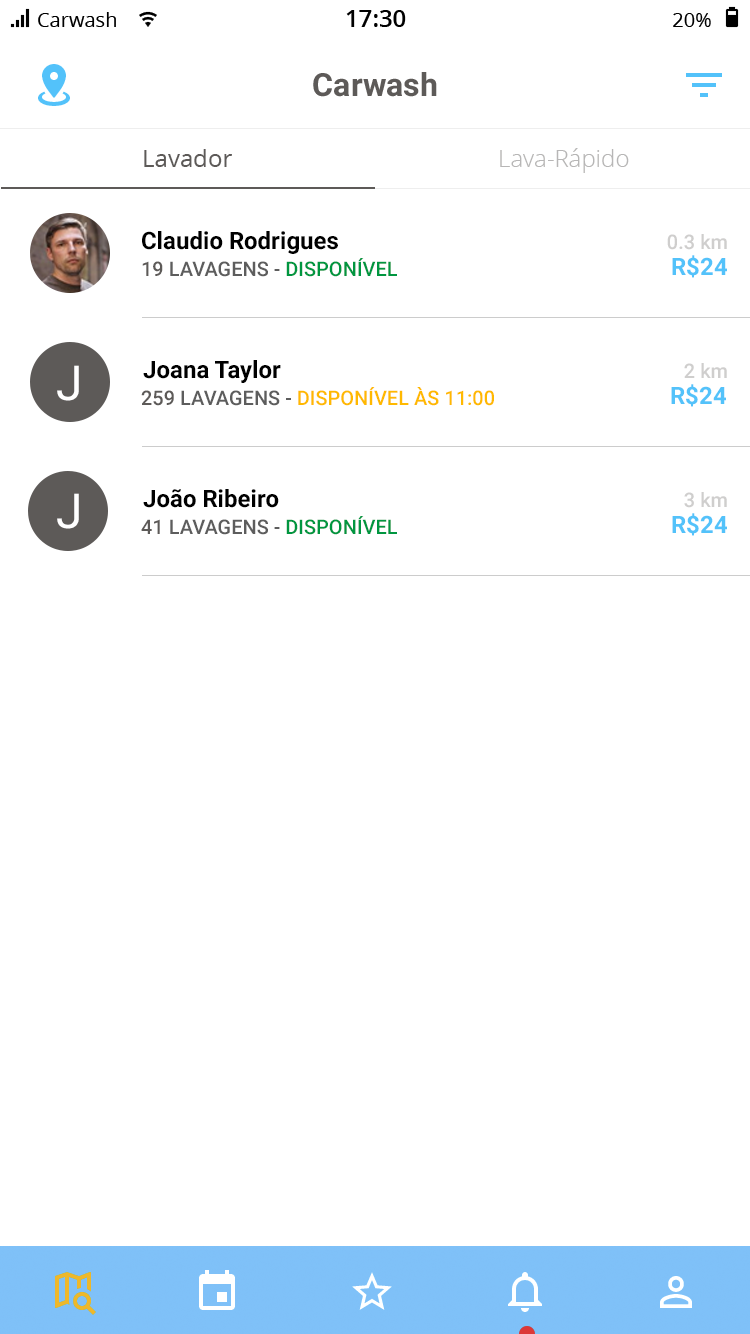
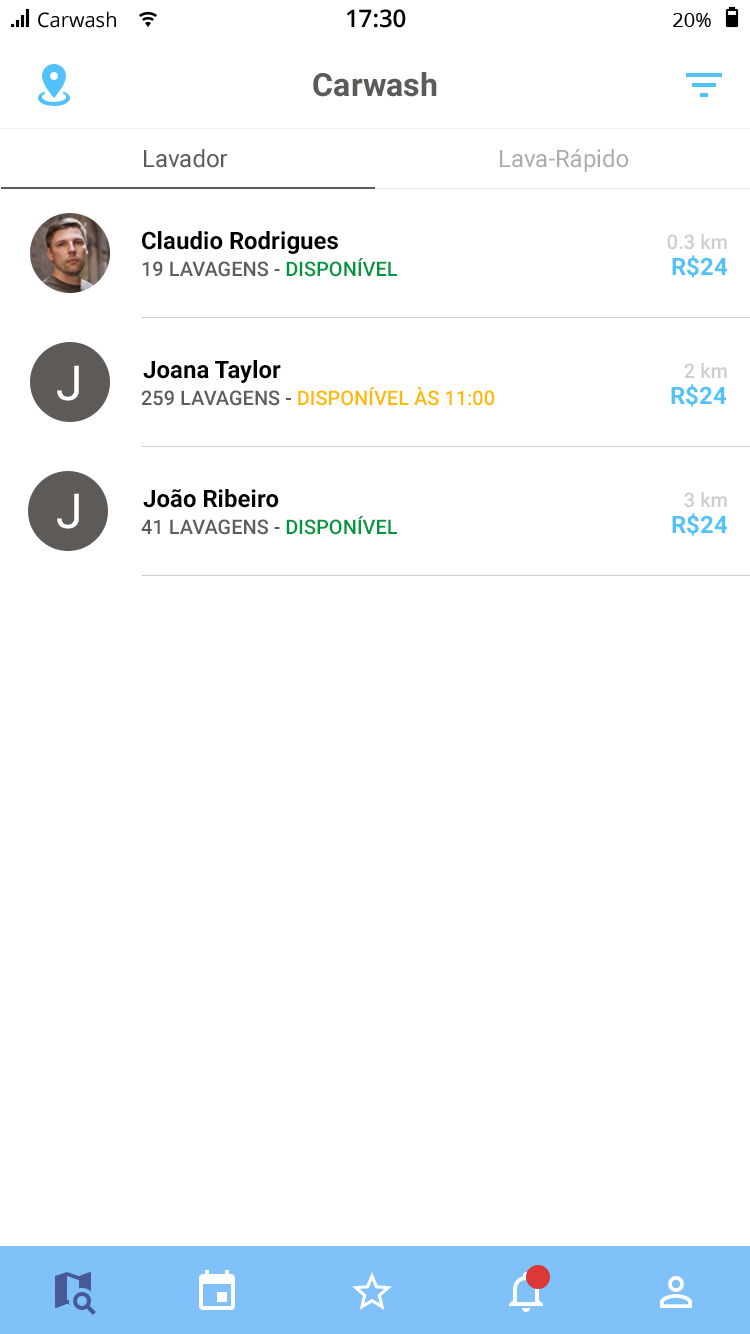
Two versions of the same layered image (750 × 1334). Layer-by-layer changes:
painted on "status-bar" over [38, 9, 406, 28]
painted on "tabs-top" over [144, 148, 629, 173]
painted on "nav-bar" over [55, 1265, 550, 1334]
